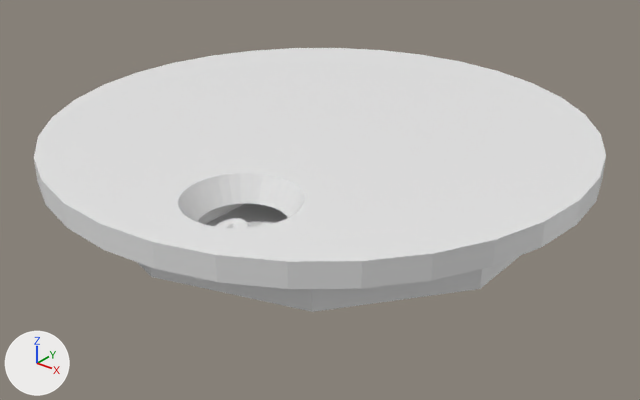
Before and after pictures for a commit that changed the Blender file Cassing.blend.
Both versions are drawn from a camera (50 mm lens) standing at (56.7, -70.9, 37.4) and looking at (0.5, -0.6, -6.2). Arrows for +X, +Y and +Z are at lower left; the lights stay in place.
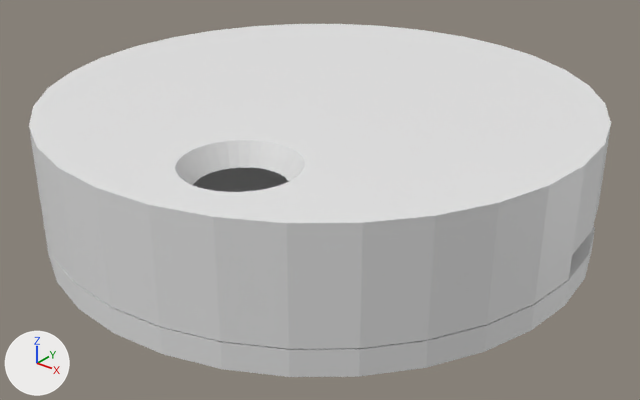
Boxes [x1, y1, x2, y2] around the edits, measured in the pictures (640 x 400 px):
'Cylinder', reshaped, moved (35% taller): before [34, 48, 606, 289]; after [29, 24, 611, 349]
'Cylinder.001', reshaped, moved, rescaled, turned (not visible before): after [45, 168, 595, 377]
'Cylinder.002', deleted: before [137, 204, 519, 312]
'Text', deleted: before [215, 218, 270, 228]
part 1 of me_cylinder, built on: before [100, 158, 606, 282]; after [32, 125, 611, 349]

The edits, one by one:
me_cylinder is used by ob_cylinder; location (0.0, 0.0, 1.27); scale (1.56, 1.56, 1.0).
me_cylinder had 128 vertices, 68 faces and spanned x -19.2..19.2, y -19.2..19.2, z -1.3..1.3.
me_cylinder now has 446 vertices, 286 faces and spans x -19.2..19.2, y -19.2..19.2, z -10.5..1.3.
me_cylinder part 1: 55 vertices moved from x -19.2..19.2, y -19.2..19.2, z -1.3 to x -19.2..19.2, y -19.2..19.2, z -1.0; 9 vertices removed from x -13.6..18.8, y -18.8..13.6, z -1.3; 327 vertices added at x -19.2..19.2, y -19.2..19.2, z -10.5..-0.5.
me_cylinder_002 is used by ob_cylinder_001; location (-0.16, 0.07, -10.12); rotation (0.0, 3.142, 0.0), in degrees (0, 180, 0); scale (0.495, 0.494, 1.66).
me_cylinder_002 had 84 vertices, 44 faces and spanned x -8.6..8.6, y -8.6..8.6, z -3.0..3.0.
me_cylinder_002 now has 397 vertices, 233 faces and spans x -24.3..24.3, y -24.3..24.3, z -3.2..8.4.
me_cylinder_002 part 2: 84 vertices removed from x -8.6..8.6, y -8.6..8.6, z -3.0..3.0; 397 vertices added at x -24.3..24.3, y -24.3..24.3, z -3.2..8.4.
Object 'Cylinder' (ob_cylinder) moves from (0.0, 0.0, 1.27) to (0.0, 0.0, 4.67).
Object 'Cylinder.001' (ob_cylinder_001) turns from (0, 180, 0) to (0, 0, 0) degrees about x, y and z.
Object 'Cylinder.001' (ob_cylinder_001) moves from (-0.16, 0.07, -10.12) to (0.0, 0.0, -7.66).
Object 'Cylinder.001' (ob_cylinder_001) is rescaled from (0.495, 0.494, 1.66) to (1.23, 1.23, 0.308).
Object 'Cylinder.002' (ob_cylinder_002) is deleted.
Object 'Text' (ob_text) is deleted.
